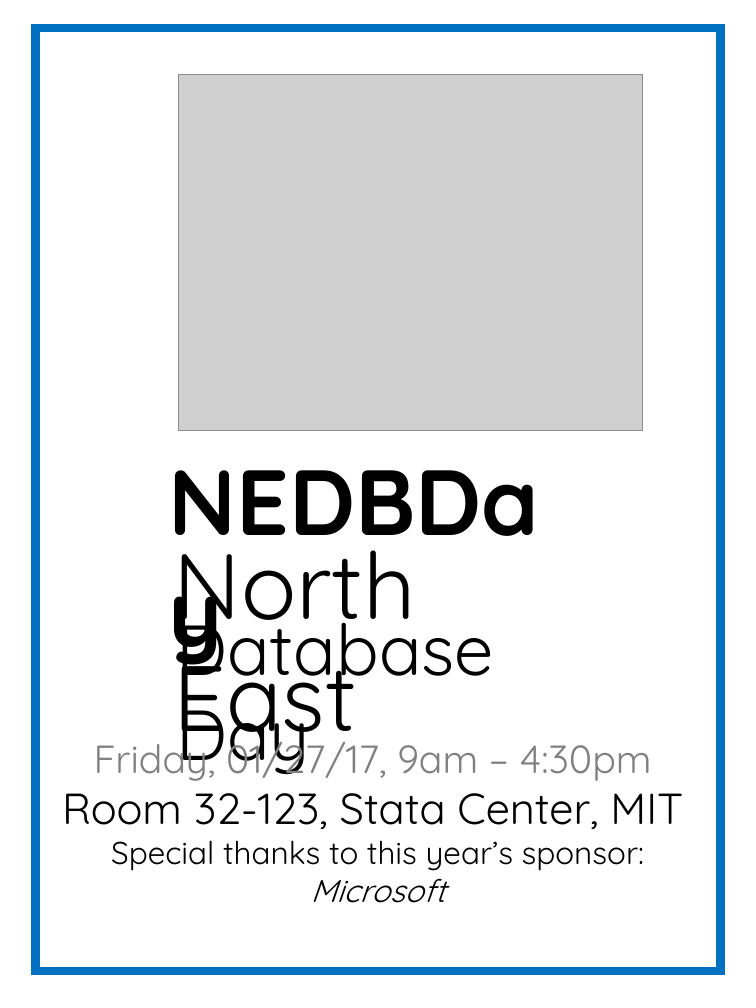
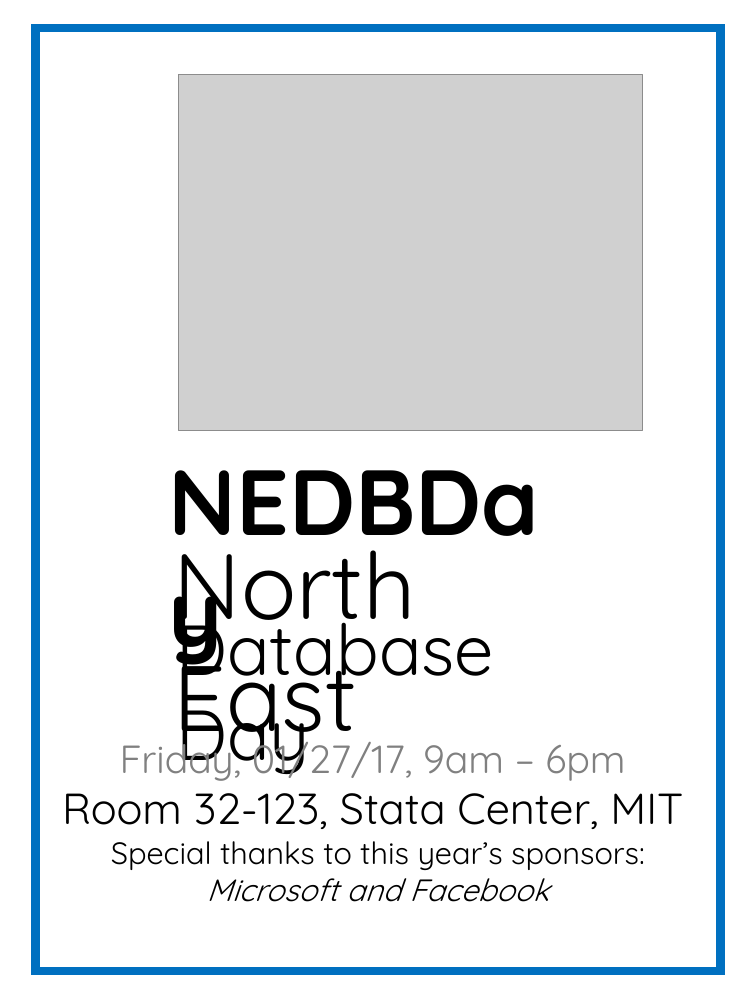
Before and after one commit to mitdbg/nedbday, a slide deck: slide 1 of 2017/banners/logo.pptx. Drawn at 756x1008 pixels with LibreOffice and Linux fonts; fonts in the diff are those of the drawing; grey boxes stand for pictures. Boxes give left, top, right and bottom in pixels: in the first picture for what was removed or moved away, otherwise in the second. Text is boxed around its words. In the diff, an @@ line names an element or a change of style, - is before the commit and + after.

```diff
--- a/2017/banners/logo.pptx
+++ b/2017/banners/logo.pptx
@@ text at (120, 732, 625, 781): text changed @@
-Friday, 01/27/17, 9am – 4:30pm
+Friday, 01/27/17, 9am – 6pm
@@ text at (111, 841, 645, 902): text changed; size 22.5 to 22 pt @@
-Special thanks to this year’s sponsor: Microsoft
+Special thanks to this year’s sponsors:
+Microsoft and Facebook
```
Also in this commit, not shown: 1 other file.
